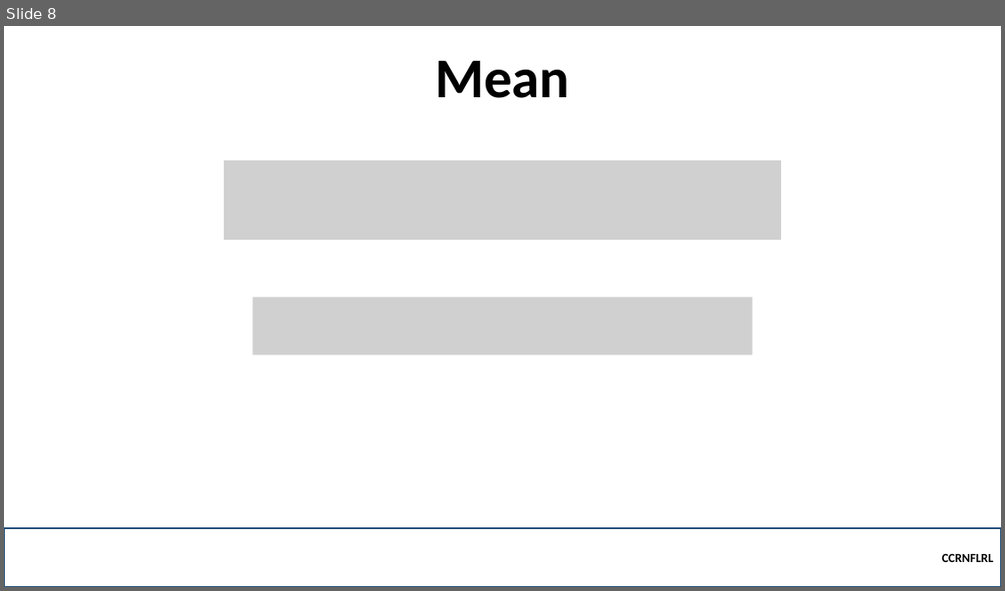
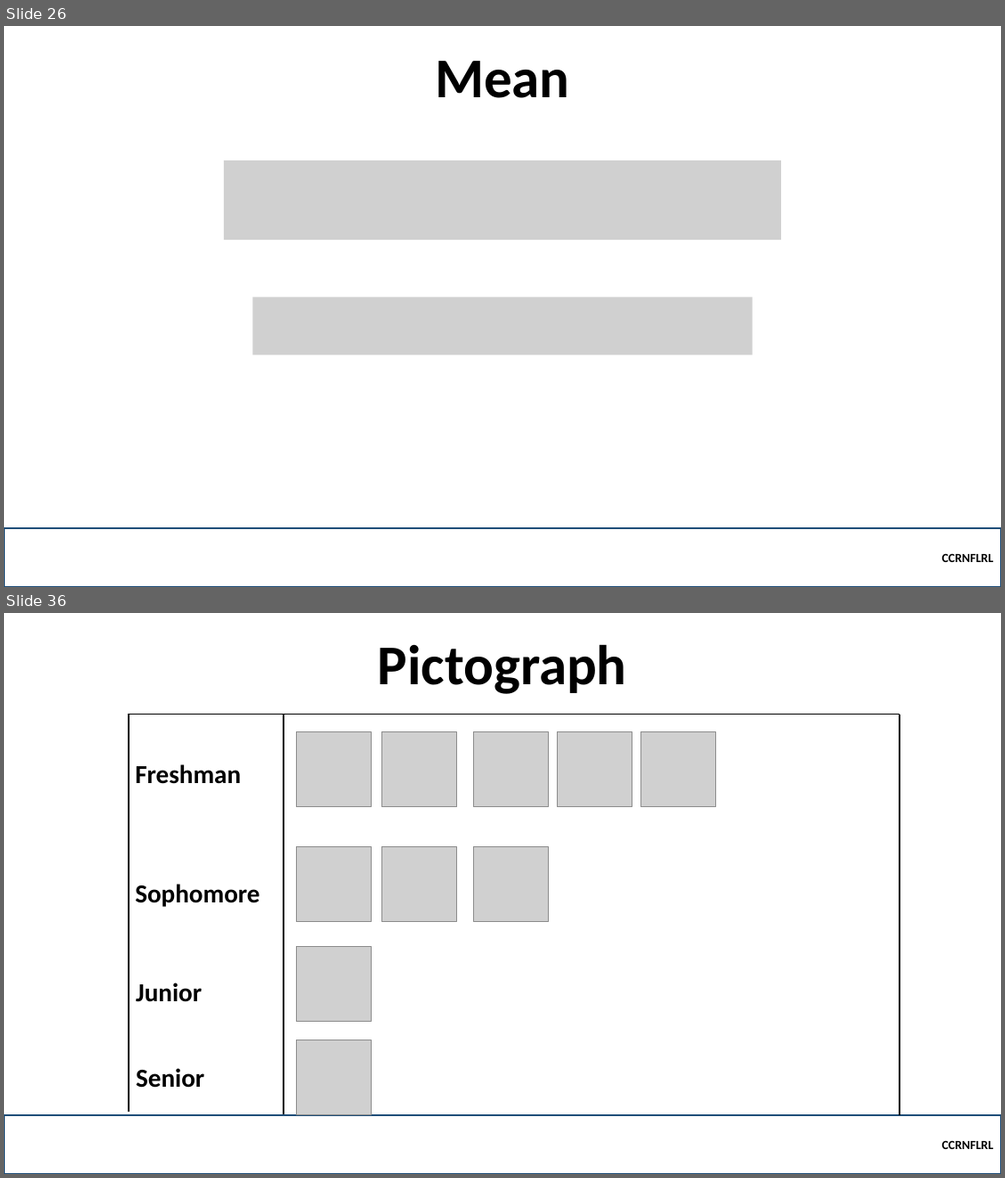
Before and after one commit to robitussin/CCRNFLRL, a slide deck: week_1/Statistics Review.pptx. Shown one above the other, each under a label of ours: slide 8 before the commit, slides 26 and 36 after it; the slides between them are not shown. The pictures are 1005x591 and 1005x1178 pixels, drawn with LibreOffice and Linux fonts; fonts in the diff are those of the drawing; grey boxes stand for pictures. Boxes give left, top, right and bottom in pixels: in the first picture for what was removed or moved away, otherwise in the second. Text is boxed around its words. In the diff, an @@ line names an element or a change of style, - is before the commit and + after.

```diff
--- a/week_1/Statistics Review.pptx
+++ b/week_1/Statistics Review.pptx
@@ slide 36 added at [4,613,1001,1174], background #FFFFFF @@
@@ title added at [378,644,627,694], 54 pt, text #000000, bold @@
+Pictograph
@@ line added from (128, 714) to (900, 714), #000000 1.5 pt @@
@@ line added from (129, 714) to (129, 1111), #000000 1.5 pt @@
@@ line added from (283, 714) to (283, 1114), #000000 1.5 pt @@
@@ line added from (900, 714) to (900, 1115), #000000 1.5 pt @@
@@ picture added at [297,732,372,807] @@
@@ picture added at [381,732,456,807] @@
@@ picture added at [474,732,549,807] @@
@@ picture added at [558,732,632,807] @@
@@ picture added at [640,732,715,807] @@
@@ text added at [135,764,241,784], 25 pt, text #000000, bold @@
+Freshman
@@ picture added at [297,846,372,921] @@
@@ picture added at [381,846,456,921] @@
@@ picture added at [474,846,549,921] @@
@@ text added at [135,884,259,907], 25 pt, text #000000, bold @@
+Sophomore
@@ picture added at [297,947,372,1022] @@
@@ text added at [136,982,202,1002], 25 pt, text #000000, bold @@
+Junior
@@ picture added at [297,1039,372,1114] @@
@@ text added at [136,1068,204,1087], 25 pt, text #000000, bold @@
+Senior
@@ rectangle added at [4,1115,1001,1174], outline #1F4E79 2.25 pt, 12 pt, text #000000, bold @@
+CCRNFLRL
@@ what was slide 8 is now slide 26 @@
```
Also in this commit, not shown: 8 slides changed, 24 other slides added, 2 other files.
